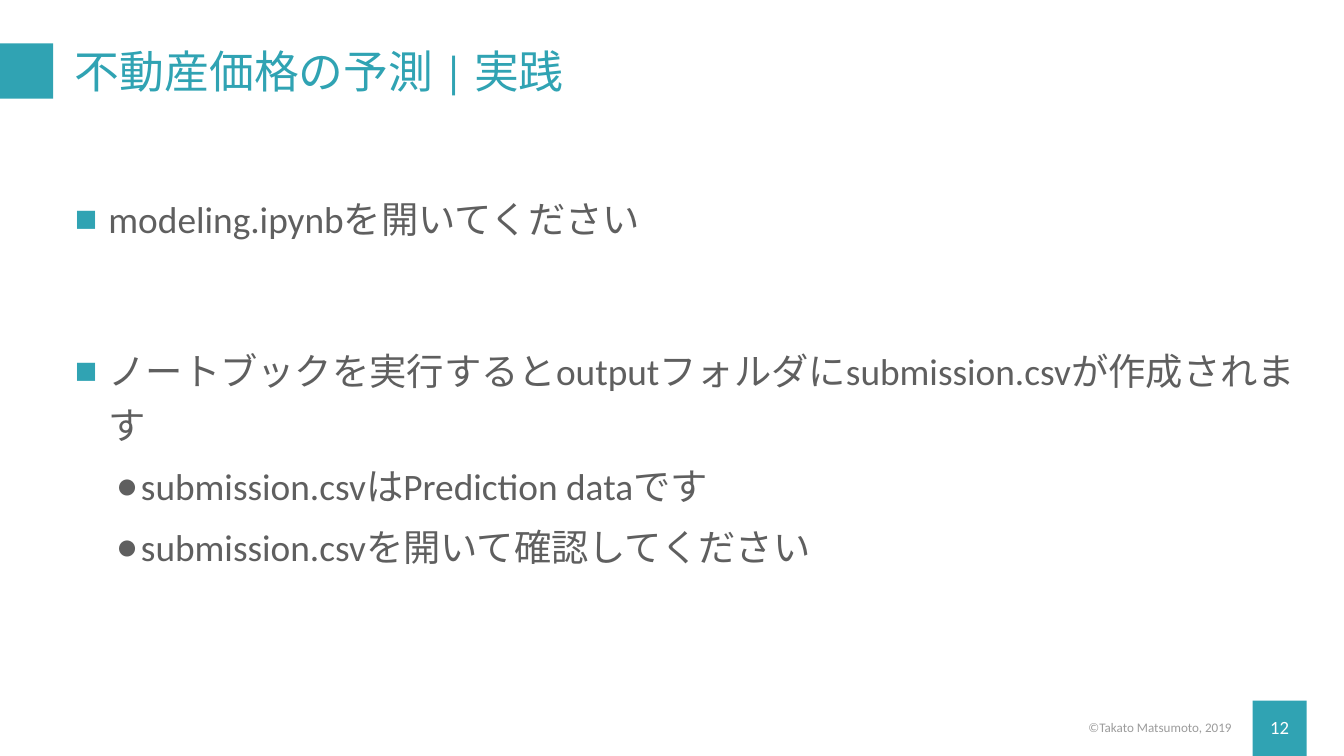
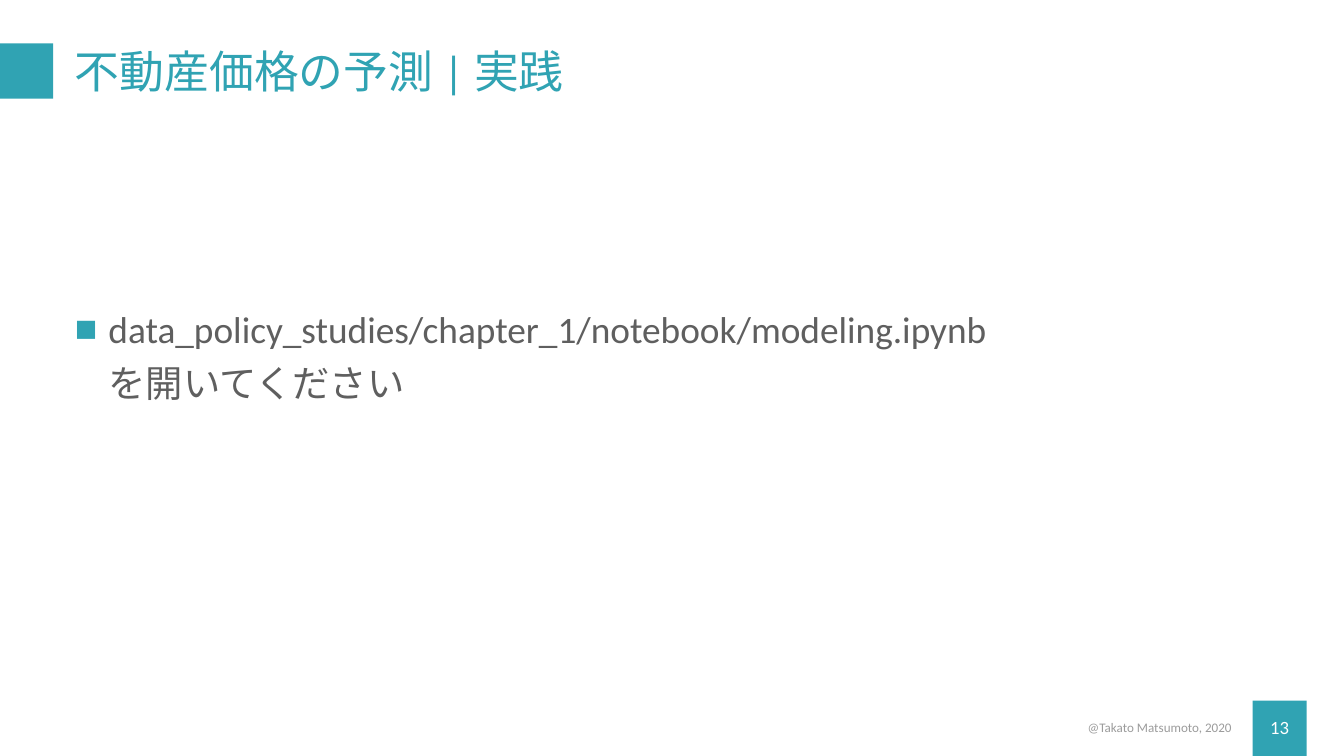
Before and after one commit to TakatoMatsumoto/data_policy_studies, a slide deck: slide 13 of chapter_1/pptx/2_practice.pptx (slide 12 before the commit). Drawn at 1344x756 pixels with LibreOffice and Linux fonts; fonts in the diff are those of the drawing. Boxes give left, top, right and bottom in pixels: in the first picture for what was removed or moved away, otherwise in the second. Text is boxed around its words. In the diff, an @@ line names an element or a change of style, - is before the commit and + after.

```diff
--- a/chapter_1/pptx/2_practice.pptx
+++ b/chapter_1/pptx/2_practice.pptx
@@ text at [108,317,986,400]: text changed @@
-■ modeling.ipynbを開いてください
-■ ノートブックを実行するとoutputフォルダにsubmission.csvが作成されます
-  ● submission.csvはPrediction dataです
-  ● submission.csvを開いて確認してください
+■ data_policy_studies/chapter_1/notebook/modeling.ipynb
+  を開いてください
@@ text at [1088,723,1231,734]: text changed @@
-©︎Takato Matsumoto, 2019
+@Takato Matsumoto, 2020
@@ page number at [1270,722,1289,734]: text changed @@
-12
+13
```
Also in this commit, not shown: 12 other slides changed, 1 slide added, 2 slides removed, 45 other files.
